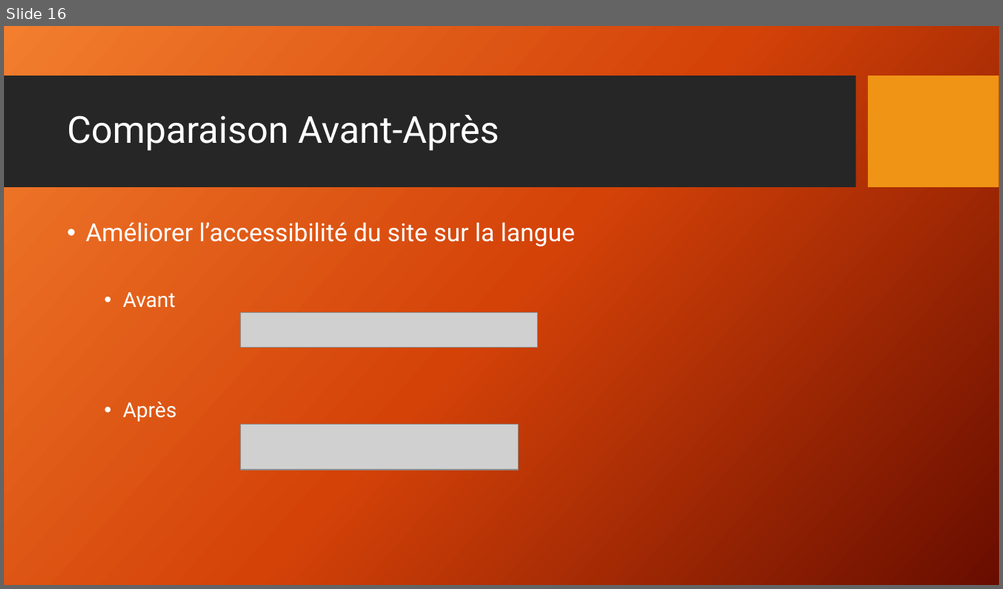
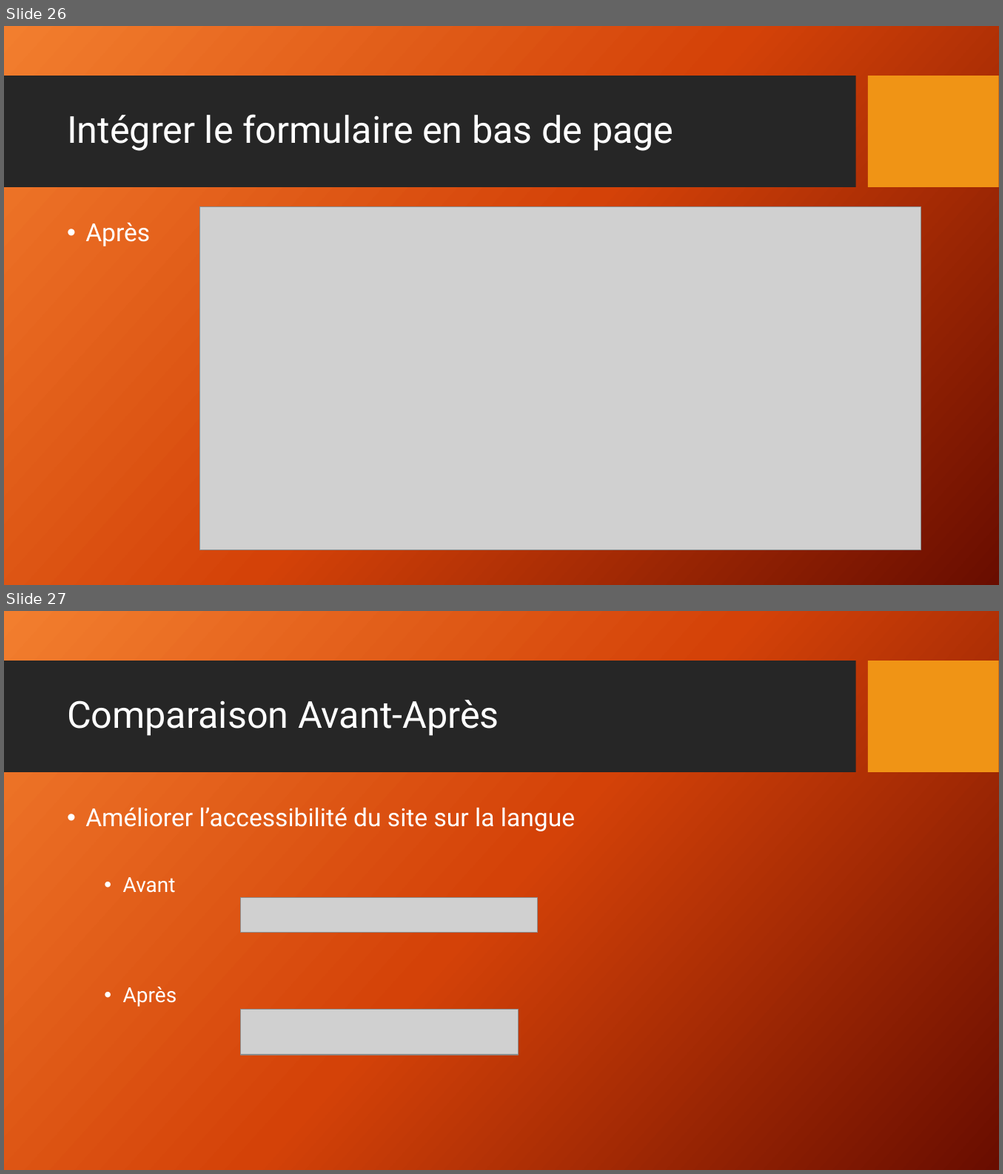
Before and after one commit to RichardZ1/Projet4_Referencement, a slide deck: Les 10 recommandations+Comparaison.pptx. Shown one above the other, each under a label of ours: slide 16 before the commit, slides 26 and 27 after it. The pictures are 1003x589 and 1003x1174 pixels, drawn with LibreOffice and Linux fonts; fonts in the diff are those of the drawing; grey boxes stand for pictures; background and template pictures are left out. Boxes give left, top, right and bottom in pixels: in the first picture for what was removed or moved away, otherwise in the second. Text is boxed around its words. In the diff, an @@ line names an element or a change of style, - is before the commit and + after.

Commit message:
Correction après Validation W3C

```diff
--- a/Les 10 recommandations+Comparaison.pptx
+++ b/Les 10 recommandations+Comparaison.pptx
@@ slide 26 added at (4, 26, 999, 585), background picture (left out); not listed: 2 template elements that a slide beside it also shows @@
@@ title added at (67, 114, 674, 151), 36 pt, text #FFFFFF @@
+Intégrer le formulaire en bas de page
@@ text added at (85, 222, 150, 247), 24 pt, text #FFFFFF @@
+• Après
@@ picture added at (200, 207, 921, 550) @@
@@ what was slide 16 is now slide 27 @@
```
Also in this commit, not shown: 2 slides changed, 12 other slides added, 2 slides removed, 1 other file.
